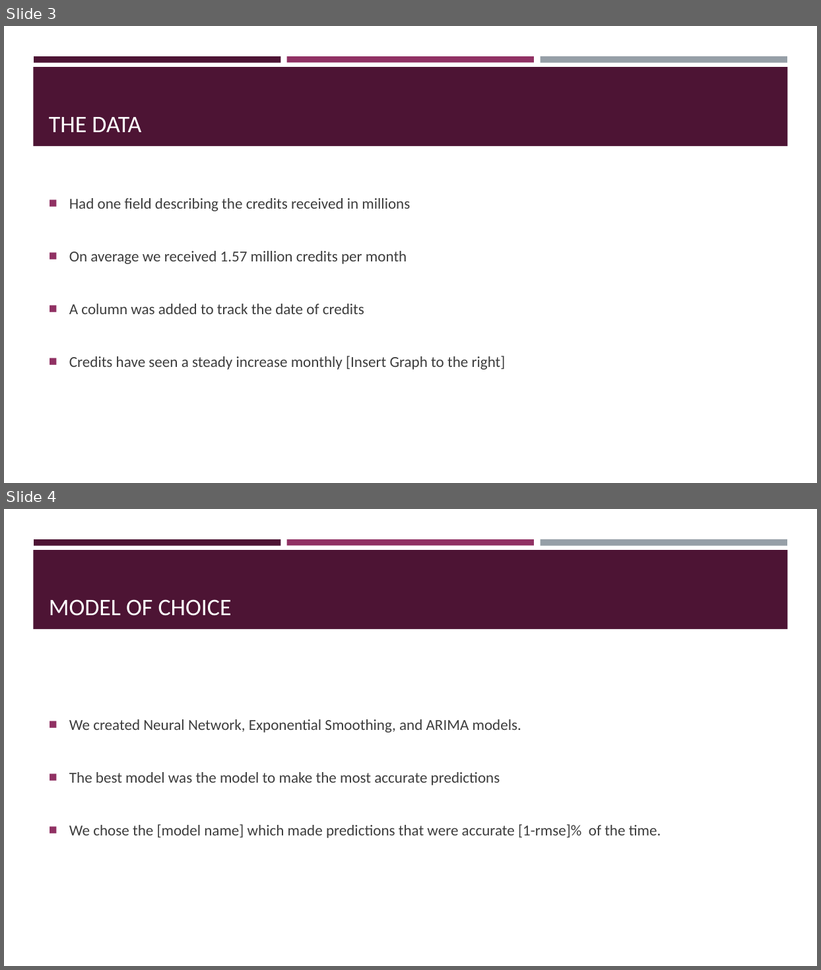
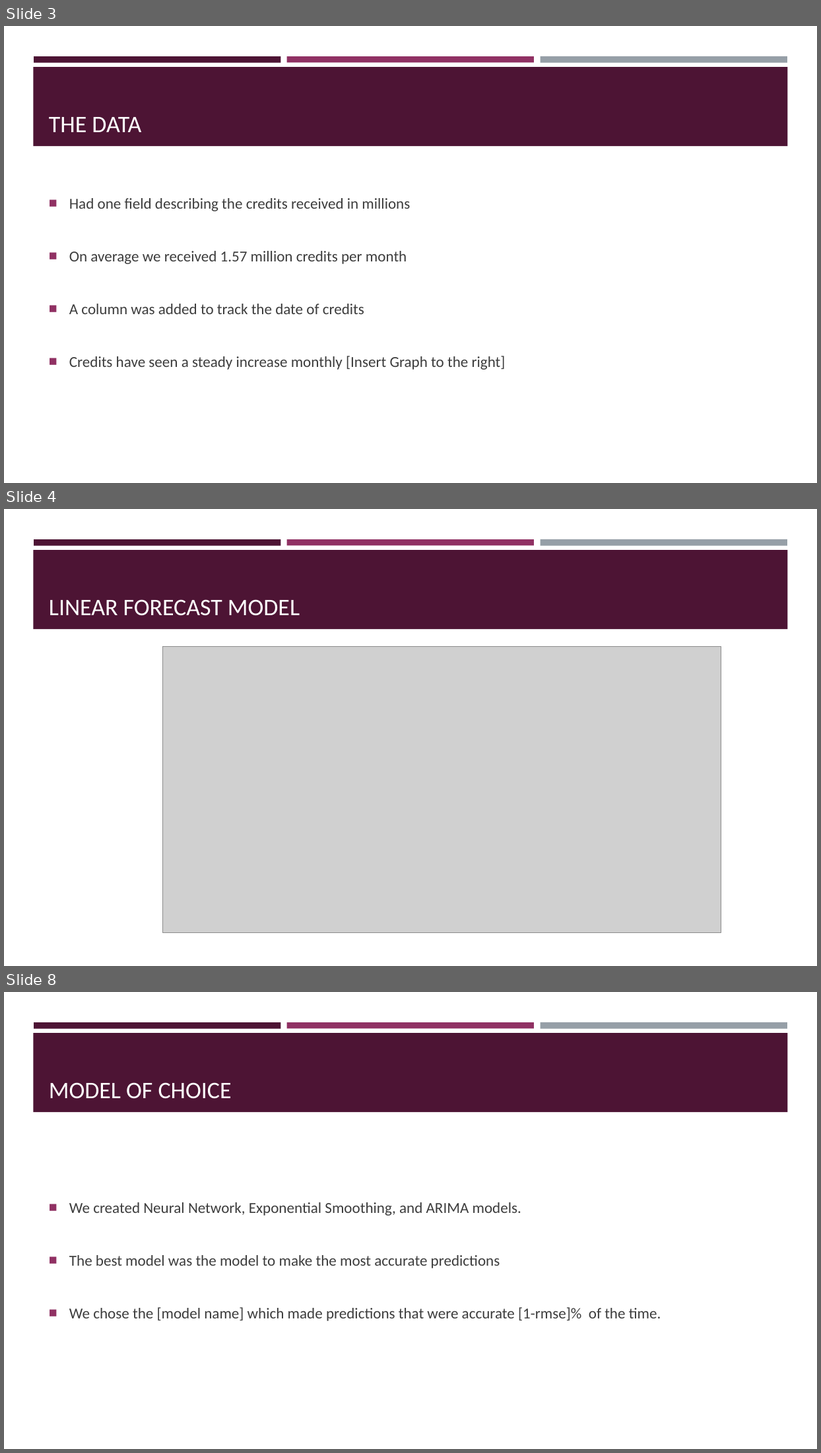
Before and after one commit to hdw34bp/finalgroupproject, a slide deck: FinalGroupProjectPowerpoint.pptx. Shown one above the other, each under a label of ours: slides 3 and 4 before the commit, slides 3, 4 and 8 after it; the slides between them are not shown. The pictures are 821x970 and 821x1453 pixels, drawn with LibreOffice and Linux fonts; fonts in the diff are those of the drawing; grey boxes stand for pictures. Boxes give left, top, right and bottom in pixels: in the first picture for what was removed or moved away, otherwise in the second. Text is boxed around its words. In the diff, an @@ line names an element or a change of style, - is before the commit and + after.

```diff
--- a/FinalGroupProjectPowerpoint.pptx
+++ b/FinalGroupProjectPowerpoint.pptx
@@ slide 4 added at [4, 509, 817, 966], background #FFFFFF; not listed: 4 template elements that a slide beside it also shows @@
@@ title added at [49, 599, 300, 616], 28 pt, text #FFFFFF @@
+LINEAR FORECAST MODEL
@@ picture added at [162, 646, 721, 933] @@
@@ what was slide 4 is now slide 8 @@
```
Also in this commit, not shown: 3 other slides added.
